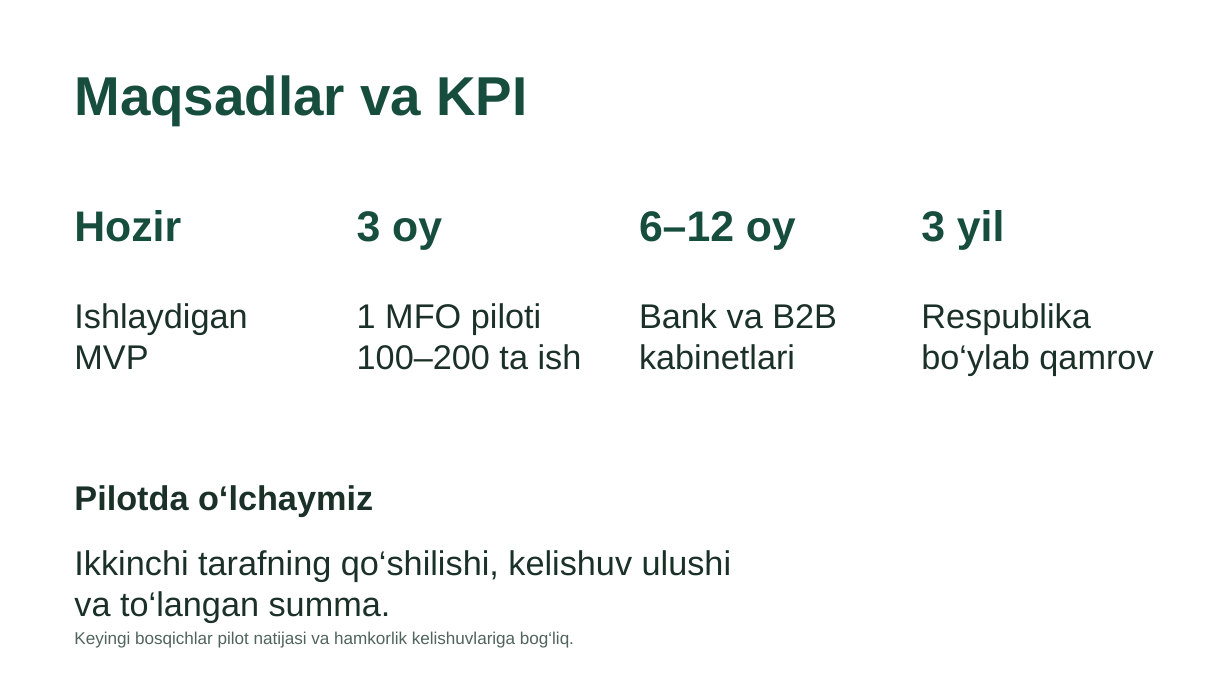
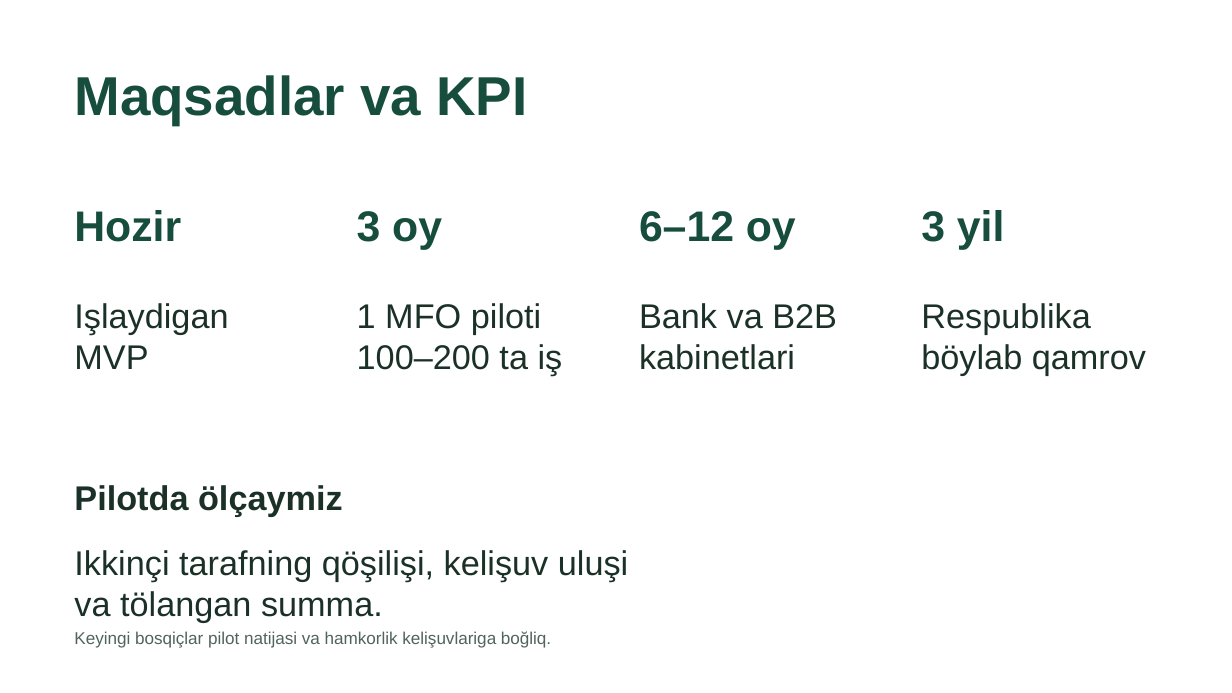
Before and after one commit to Albeerte/kelishuv-ai, a slide deck: slide 7 of docs/presentation/Kelishuv-LexHackathon-2026.pptx. Drawn at 1232x693 pixels with LibreOffice and Linux fonts; fonts in the diff are those of the drawing. Boxes give left, top, right and bottom in pixels: in the first picture for what was removed or moved away, otherwise in the second. Text is boxed around its words. In the diff, an @@ line names an element or a change of style, - is before the commit and + after.

```diff
--- a/docs/presentation/Kelishuv-LexHackathon-2026.pptx
+++ b/docs/presentation/Kelishuv-LexHackathon-2026.pptx
@@ text at bbox=[74, 303, 228, 334]: text changed @@
-Ishlaydigan
+Işlaydigan
@@ text at bbox=[357, 344, 563, 375]: text changed @@
-100–200 ta ish
+100–200 ta iş
@@ text at bbox=[921, 344, 1146, 375]: text changed @@
-bo‘ylab qamrov
+böylab qamrov
@@ text at bbox=[74, 485, 343, 516]: text changed @@
-Pilotda o‘lchaymiz
+Pilotda ölçaymiz
@@ text at bbox=[74, 550, 628, 623]: text changed @@
-Ikkinchi tarafning qo‘shilishi, kelishuv ulushi
-va to‘langan summa.
+Ikkinçi tarafning qöşilişi, kelişuv uluşi
+va tölangan summa.
@@ text at bbox=[74, 631, 551, 648]: text changed @@
-Keyingi bosqichlar pilot natijasi va hamkorlik kelishuvlariga bog‘liq.
+Keyingi bosqiçlar pilot natijasi va hamkorlik kelişuvlariga boğliq.
```
Also in this commit, not shown: 7 other slides changed, 59 other files.
